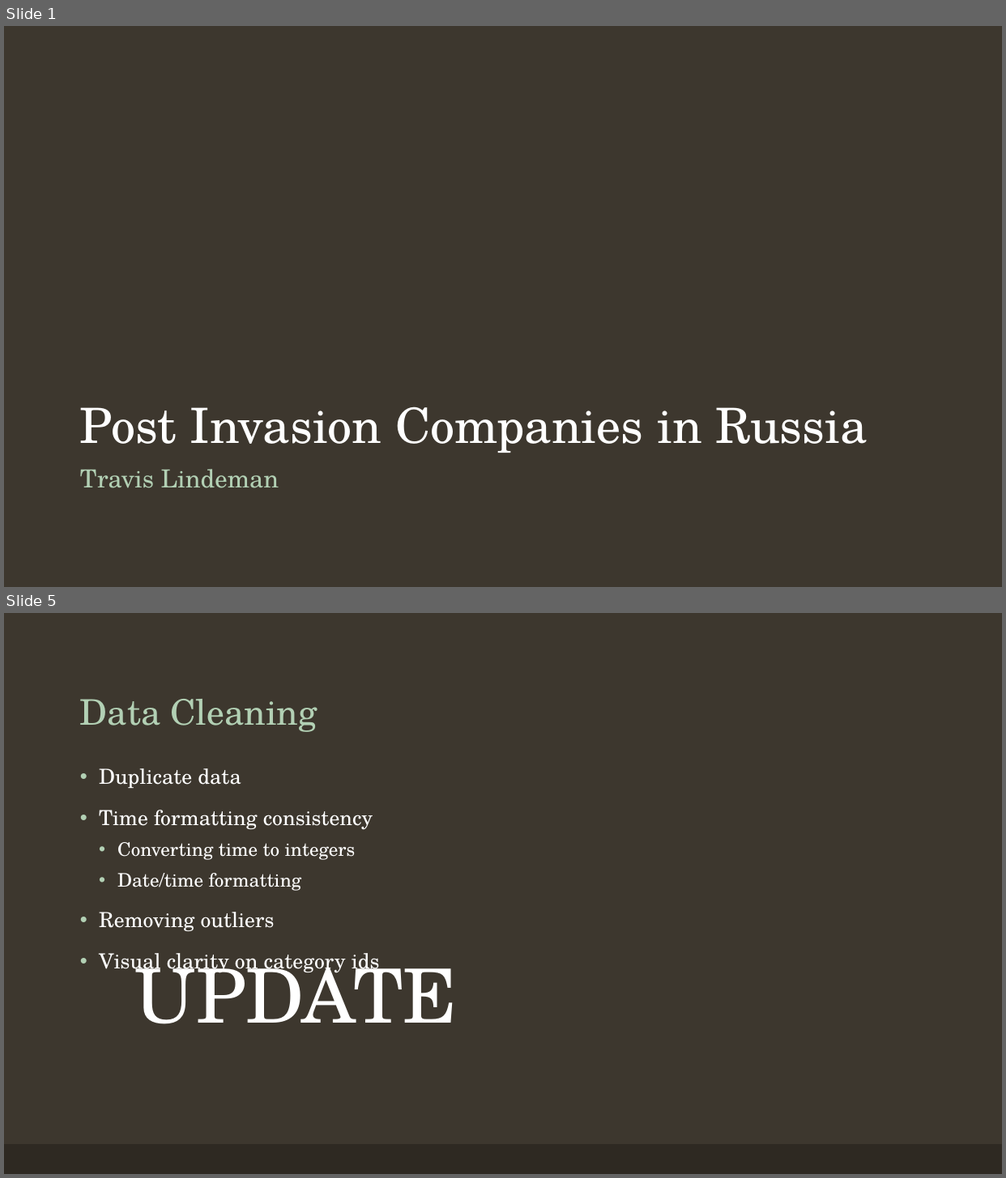
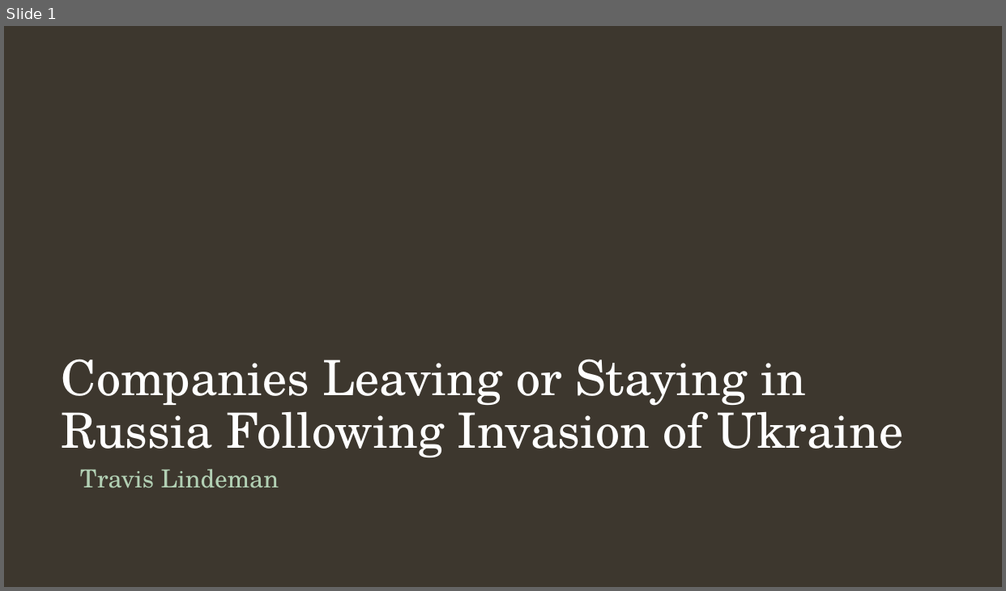
Before and after one commit to tralinde/companies_in_russia, a slide deck: ppt/Companies in Russia After Ukrainian Invasion.pptx. Shown one above the other, each under a label of ours: slides 1 and 5 before the commit, slide 1 after it; the slides between them are not shown. The pictures are 1006x1178 and 1006x591 pixels, drawn with LibreOffice and Linux fonts; fonts in the diff are those of the drawing; background and template pictures are left out. Boxes give left, top, right and bottom in pixels: in the first picture for what was removed or moved away, otherwise in the second. Text is boxed around its words. In the diff, an @@ line names an element or a change of style, - is before the commit and + after.

```diff
--- a/ppt/Companies in Russia After Ukrainian Invasion.pptx
+++ b/ppt/Companies in Russia After Ukrainian Invasion.pptx
@@ slide 5 removed at (4,613,1002,1174), background #3D372E @@
@@ title removed at (80,699,317,732) @@
-Data Cleaning
@@ text removed at (99,769,380,975) @@
-• Duplicate data
-• Time formatting consistency
-  • Converting time to integers
-  • Date/time formatting
-• Removing outliers
-• Visual clarity on category ids
@@ text removed at (135,953,457,1024) @@
-UPDATE
@@ rectangle removed at (4,1144,1002,1174) @@
@@ slide 1 changed as well @@
@@ title at (62,359,903,458): text changed @@
-Post Invasion Companies in Russia
+Companies Leaving or Staying in Russia Following Invasion of Ukraine
```
Also in this commit, not shown: 4 other slides changed, 4 slides added, 5 other slides removed, 18 other files.
